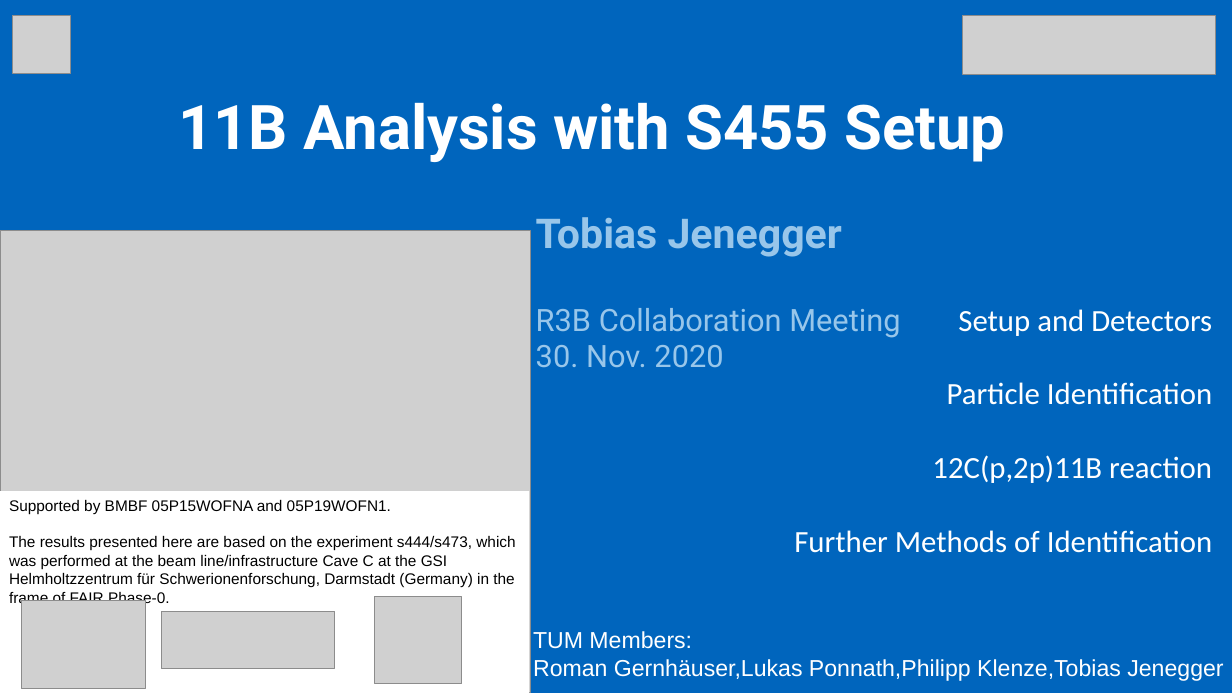
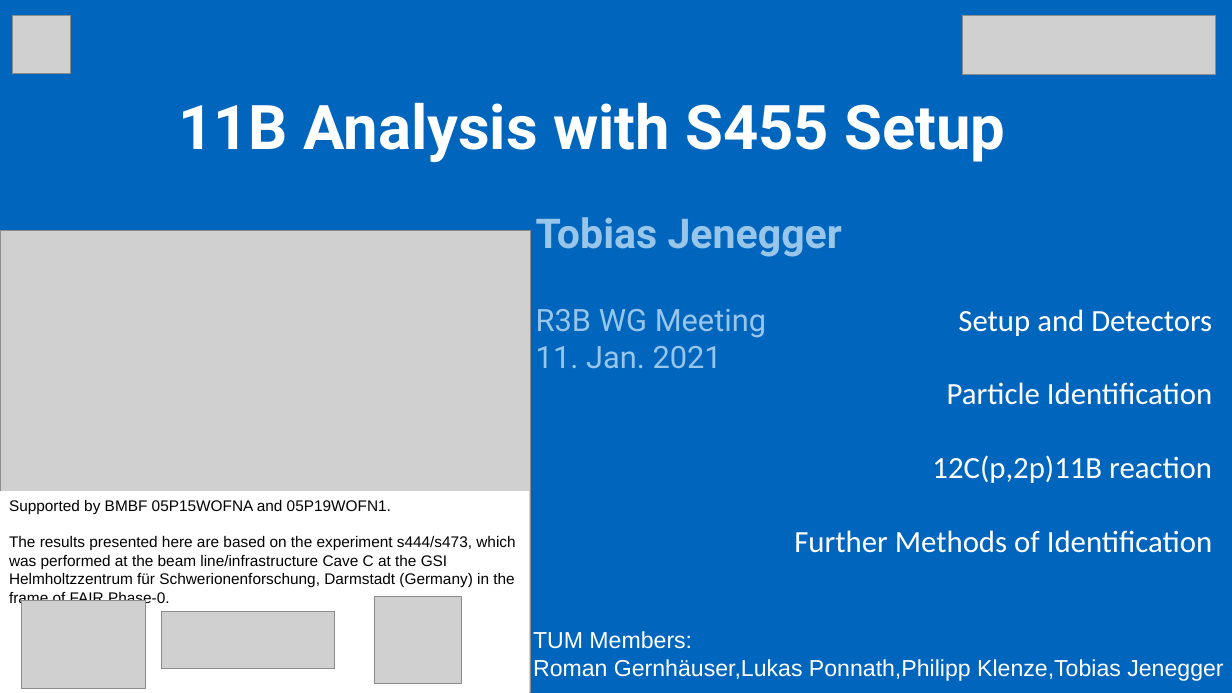
Before and after one commit to jenegger/r3b_wg, a slide deck: slide 1 of r3b_presentation.odp. Drawn at 1232x693 pixels with LibreOffice and Linux fonts; fonts in the diff are those of the drawing; grey boxes stand for pictures. Boxes give left, top, right and bottom in pixels: in the first picture for what was removed or moved away, otherwise in the second. Text is boxed around its words. In the diff, an @@ line names an element or a change of style, - is before the commit and + after.

```diff
--- a/r3b_presentation.odp
+++ b/r3b_presentation.odp
@@ text at [536,309,766,369]: text changed @@
-R3B Collaboration Meeting
-30. Nov. 2020
+R3B WG Meeting
+11. Jan. 2021
```
Also in this commit, not shown: 2 other slides changed, 1 slide added, 1 slide removed, 3 other files.
